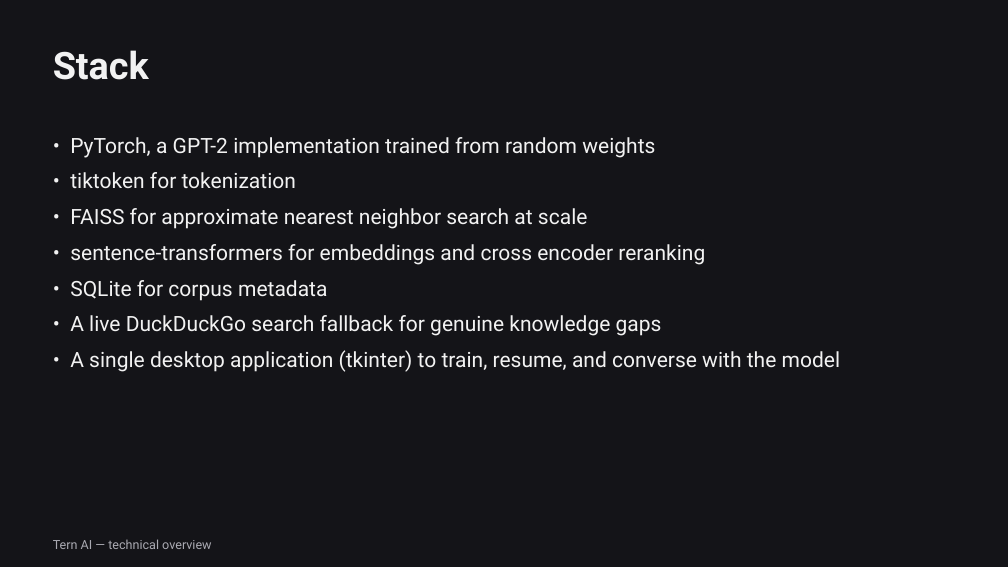
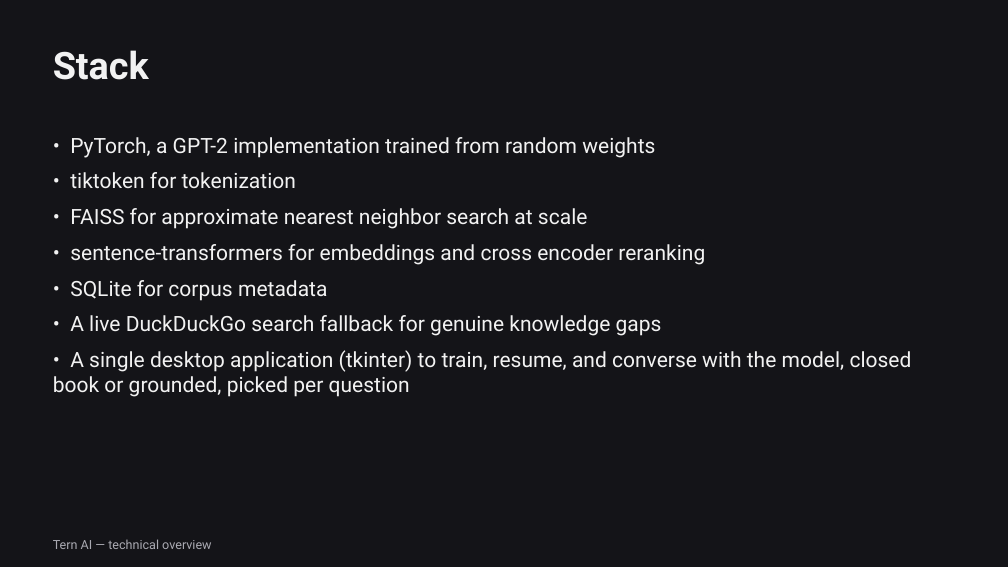
Before and after one commit to MikahNiehaus/Tern_AI, a slide deck: slide 12 of Tern_AI_Technical_Overview.pptx. Drawn at 1008x567 pixels with LibreOffice and Linux fonts; fonts in the diff are those of the drawing. Boxes give left, top, right and bottom in pixels: in the first picture for what was removed or moved away, otherwise in the second. Text is boxed around its words. In the diff, an @@ line names an element or a change of style, - is before the commit and + after.

Commit message:
Enforce prompt truncation, paraphrase gating, docs
Add explicit prompt truncation to preserve the SFT template and avoid generate() cropping the template off the front: implement _truncate_question and _no_context_prompt, update _context_prompt and build_prompt to use them. Add comprehensive tests (TestQuestionFitsTheBlockBudget) to cover oversized questions and boundary cases. Clarify README and video script: publish Hugging Face checkpoint link, document paraphrase-only grounding, best-of-N and nucleus sampling choices, and closed-book behavior. Also include an updated PPTX binary.

```diff
--- a/Tern_AI_Technical_Overview.pptx
+++ b/Tern_AI_Technical_Overview.pptx
@@ text at (x1=53, y1=350, x2=912, y2=397): text changed @@
-• A single desktop application (tkinter) to train, resume, and converse with the model
+• A single desktop application (tkinter) to train, resume, and converse with the model, closed book or grounded, picked per question
```
Also in this commit, not shown: 2 other slides changed, 4 other files.
